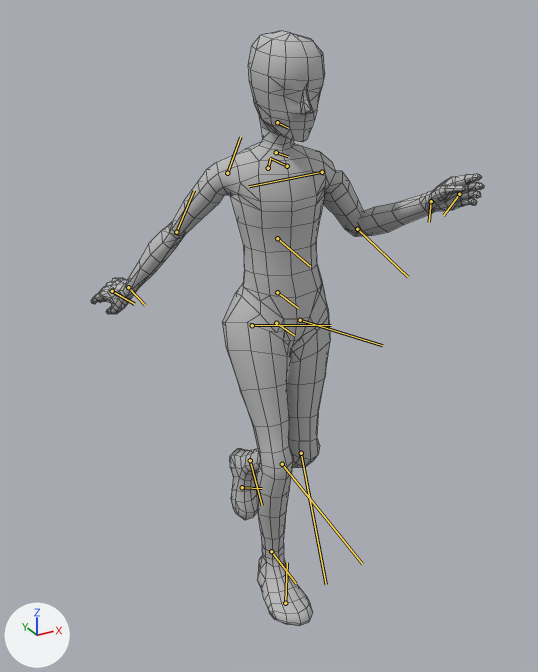
Two versions of the FBX model pro_builder_test/Assets/MyGameAssets/Animations/Animations/Enemies/Oni/omm@cautionWalkLoop.FBX, one commit apart.
One viewpoint serves both versions: a 50 mm camera at (-0.8, -1.413, 1.398) aimed at (-0.044, -0.039, 0.711). Every picture has the same lights, and +X, +Y and +Z are marked at lower left. Both versions are drawn at frame 9 of the action 'omm@cautionWalkLoop'; the numbers are the values there. The bones that bend it are drawn over the model as lines. Mesh edges are drawn as thin lines.

The first picture shows 'shadow_child01_body'.
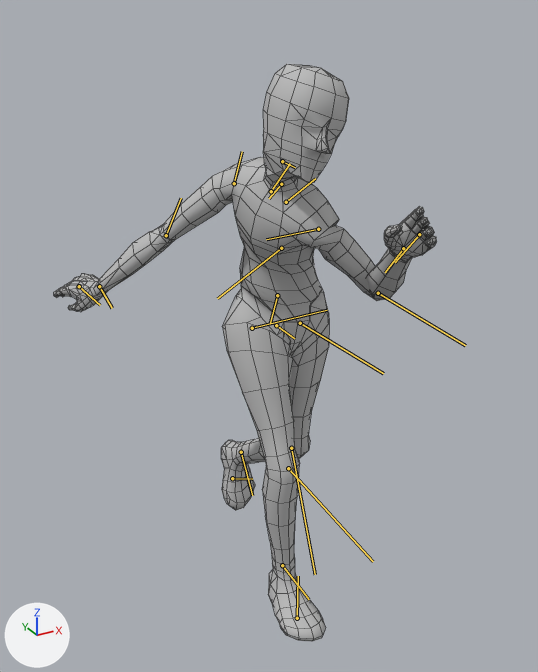
Where the change shows, as pixel boxes [x1, y1, x2, y2] in the pictures (538 x 672 px):
```json
{"object": "shadow_child01_body", "change": "posed", "before": [91, 30, 484, 626], "after": [54, 64, 436, 642]}
{"bone": "Bip001 Spine", "before": "(277, 292) to (298, 308)", "after": "(277, 295) to (270, 324)"}
{"bone": "Bip001 Spine1", "before": "(277, 238) to (310, 266)", "after": "(281, 248) to (217, 298)"}
{"bone": "Bip001 L Clavicle", "before": "(287, 166) to (270, 158)", "after": "(286, 202) to (315, 178)"}
{"bone": "Bip001 L UpperArm", "before": "(322, 172) to (249, 186)", "after": "(318, 229) to (266, 239)"}
{"bone": "Bip001 L Forearm", "before": "(357, 229) to (408, 277)", "after": "(378, 293) to (465, 345)"}
{"bone": "Bip001 L Hand", "before": "(431, 201) to (429, 222)", "after": "(403, 248) to (385, 272)"}
{"bone": "Bip001 R Clavicle", "before": "(268, 168) to (270, 158)", "after": "(271, 191) to (290, 163)"}
{"bone": "Bip001 R UpperArm", "before": "(227, 173) to (240, 137)", "after": "(234, 183) to (242, 151)"}
{"bone": "Bip001 Head", "before": "(277, 122) to (288, 128)", "after": "(282, 161) to (295, 167)"}
{"bone": "Bip001 L Thigh", "before": "(300, 320) to (382, 345)", "after": "(300, 323) to (383, 373)"}
{"bone": "Bip001 L Calf", "before": "(301, 453) to (326, 584)", "after": "(291, 448) to (315, 574)"}
{"bone": "Bip001 L Foot", "before": "(250, 460) to (262, 505)", "after": "(241, 452) to (252, 495)"}
{"bone": "Bip001 R Thigh", "before": "(252, 325) to (331, 325)", "after": "(252, 328) to (327, 310)"}
{"bone": "Bip001 R Foot", "before": "(271, 551) to (296, 583)", "after": "(282, 565) to (309, 599)"}
```

Scene script edits in JSON lines:
```json
{"block": "bone_rig_object", "where": "bone_rig_object = bpy.data.objects['Bip001']  # the whole rig 'Bip001'"}
{"op": "set", "path": "bone_rig_object.location", "old": "(-0.002, 0.0, 0.72)", "new": "(-0.002, 0.0, 0.713)"}
{"block": "bone_bip001_spine", "where": "bone_bip001_spine = bpy.data.objects['Bip001'].pose.bones['Bip001 Spine']  # child of 'Bip001 Pelvis'"}
{"op": "set", "path": "bone_bip001_spine.rotation_quaternion", "old": "(0.996, -0.067, 0.056, -0.024)", "new": "(0.933, -0.329, 0.062, 0.133)", "note": "degrees (-8, 6, -3) -> degrees (-38, 12, 12)"}
{"block": "bone_bip001_spine1", "where": "bone_bip001_spine1 = bpy.data.objects['Bip001'].pose.bones['Bip001 Spine1']  # child of 'Bip001 Spine'"}
{"op": "set", "path": "bone_bip001_spine1.rotation_quaternion", "old": "(0.998, -0.032, 0.012, 0.048)", "new": "(0.931, -0.311, -0.032, 0.188)", "note": "degrees (-4, 2, 5) -> degrees (-36, 3, 22)"}
{"block": "bone_bip001_l_clavicle", "where": "bone_bip001_l_clavicle = bpy.data.objects['Bip001'].pose.bones['Bip001 L Clavicle']  # child of 'Bip001 Neck'"}
{"op": "set", "path": "bone_bip001_l_clavicle.rotation_quaternion", "old": "(0.992, -0.006, 0.089, -0.086)", "new": "(0.993, -0.007, 0.052, -0.106)", "note": "degrees (-2, 10, -10) -> degrees (-1, 6, -12)"}
{"block": "bone_bip001_l_upperarm", "where": "bone_bip001_l_upperarm = bpy.data.objects['Bip001'].pose.bones['Bip001 L UpperArm']  # child of 'Bip001 L Clavicle'"}
{"op": "set", "path": "bone_bip001_l_upperarm.rotation_quaternion", "old": "(0.918, -0.393, -0.04, 0.04)", "new": "(0.633, -0.768, -0.088, 0.038)", "note": "degrees (-46, -2, 6) -> degrees (-101, -3, 11)"}
{"block": "bone_bip001_l_forearm", "where": "bone_bip001_l_forearm = bpy.data.objects['Bip001'].pose.bones['Bip001 L Forearm']  # child of 'Bip001 L UpperArm'"}
{"op": "set", "path": "bone_bip001_l_forearm.rotation_quaternion", "old": "(0.622, 0.0, 0.0, -0.783)", "new": "(0.489, 0.0, 0.0, -0.872)", "note": "degrees (0, 0, -103) -> degrees (0, 0, -121)"}
{"block": "bone_bip001_l_hand", "where": "bone_bip001_l_hand = bpy.data.objects['Bip001'].pose.bones['Bip001 L Hand']  # child of 'Bip001 L Forearm'"}
{"op": "set", "path": "bone_bip001_l_hand.rotation_quaternion", "old": "(0.992, -0.03, -0.11, -0.06)", "new": "(0.995, -0.039, -0.091, -0.032)", "note": "degrees (-3, -13, -7) -> degrees (-4, -11, -3)"}
{"block": "bone_bip001_r_clavicle", "where": "bone_bip001_r_clavicle = bpy.data.objects['Bip001'].pose.bones['Bip001 R Clavicle']  # child of 'Bip001 Neck'"}
{"op": "set", "path": "bone_bip001_r_clavicle.rotation_quaternion", "old": "(0.948, 0.026, -0.103, 0.299)", "new": "(0.992, 0.016, -0.103, -0.074)", "note": "degrees (-1, -12, 35) -> degrees (3, -12, -9)"}
{"block": "bone_bip001_r_upperarm", "where": "bone_bip001_r_upperarm = bpy.data.objects['Bip001'].pose.bones['Bip001 R UpperArm']  # child of 'Bip001 R Clavicle'"}
{"op": "set", "path": "bone_bip001_r_upperarm.rotation_quaternion", "old": "(0.998, 0.019, -0.006, 0.066)", "new": "(0.946, 0.068, 0.079, -0.308)", "note": "degrees (2, -1, 8) -> degrees (5, 11, -36)"}
{"block": "bone_bip001_head", "where": "bone_bip001_head = bpy.data.objects['Bip001'].pose.bones['Bip001 Head']  # child of 'Bip001 Neck'"}
{"op": "set", "path": "bone_bip001_head.rotation_quaternion", "old": "(0.999, -0.03, 0.027, -0.008)", "new": "(0.797, 0.441, -0.157, -0.381)", "note": "degrees (-3, 3, -1) -> degrees (56, 5, -49)"}
{"block": "bone_bip001_l_thigh", "where": "bone_bip001_l_thigh = bpy.data.objects['Bip001'].pose.bones['Bip001 L Thigh']  # child of 'Bip001 Spine'"}
{"op": "set", "path": "bone_bip001_l_thigh.location", "old": "(0.7, -1.3, 0.2)", "new": "(1.0, -2.4, 1.1)"}
{"op": "set", "path": "bone_bip001_l_thigh.rotation_quaternion", "old": "(0.986, -0.029, -0.134, 0.097)", "new": "(0.933, -0.309, -0.118, 0.139)", "note": "degrees (-5, -15, 12) -> degrees (-38, -8, 20)"}
{"block": "bone_bip001_l_calf", "where": "bone_bip001_l_calf = bpy.data.objects['Bip001'].pose.bones['Bip001 L Calf']  # child of 'Bip001 L Thigh'"}
{"op": "set", "path": "bone_bip001_l_calf.rotation_quaternion", "old": "(0.832, 0.0, 0.0, -0.554)", "new": "(0.864, 0.0, 0.0, -0.504)", "note": "degrees (0, 0, -67) -> degrees (0, 0, -61)"}
{"block": "bone_bip001_l_foot", "where": "bone_bip001_l_foot = bpy.data.objects['Bip001'].pose.bones['Bip001 L Foot']  # child of 'Bip001 L Calf'"}
{"op": "set", "path": "bone_bip001_l_foot.rotation_quaternion", "old": "(0.994, -0.07, 0.081, -0.036)", "new": "(0.995, -0.062, 0.079, -0.024)", "note": "degrees (-8, 9, -5) -> degrees (-7, 9, -3)"}
{"block": "bone_bip001_r_thigh", "where": "bone_bip001_r_thigh = bpy.data.objects['Bip001'].pose.bones['Bip001 R Thigh']  # child of 'Bip001 Spine'"}
{"op": "set", "path": "bone_bip001_r_thigh.location", "old": "(-0.8, 0.5, 0.0)", "new": "(-2.0, 5.6, -1.8)"}
{"op": "set", "path": "bone_bip001_r_thigh.rotation_quaternion", "old": "(0.973, -0.051, 0.132, 0.18)", "new": "(0.86, -0.297, 0.184, 0.371)", "note": "degrees (-3, 16, 20) -> degrees (-26, 32, 39)"}
{"block": "bone_bip001_r_foot", "where": "bone_bip001_r_foot = bpy.data.objects['Bip001'].pose.bones['Bip001 R Foot']  # child of 'Bip001 R Calf'"}
{"op": "set", "path": "bone_bip001_r_foot.rotation_quaternion", "old": "(0.988, 0.035, -0.123, 0.092)", "new": "(0.992, 0.031, -0.118, 0.04)", "note": "degrees (3, -14, 10) -> degrees (3, -14, 4)"}
```
